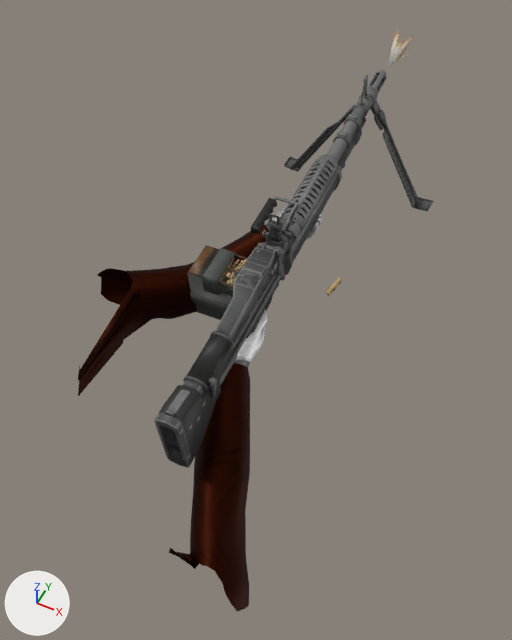
The OBJ model GameData/Animations/LMG/Fire/frame_6.obj, before and after one commit.
One viewpoint serves both versions: a 50 mm camera at (0.84, -1.02, 1.48) aimed at (0.03, 0.6, -0.54). The axes (+X, +Y, +Z) are drawn at lower left. The lights are the same throughout. Where no turn or scale is listed for an object, it has been applied to the vertices.

In view in the first picture: 'Mesh.005', 'PlayerModelMerged.001_PlayerModelMerged'.
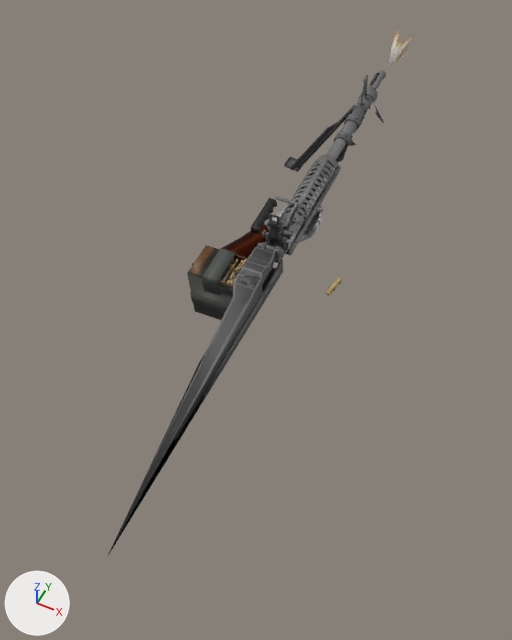
Where the change shows, as pixel boxes [x1, y1, x2, y2] in the pictures (512 x 640 px):
'Mesh.005', reshaped (22% taller)
    before: [154, 70, 433, 468]
    after: [107, 70, 386, 557]
'PlayerModelMerged.001_PlayerModelMerged', reshaped
    before: [78, 206, 324, 611]
    after: [192, 196, 324, 265]
part 1 of me_mesh_005, deleted
    before: [160, 110, 433, 432]
part 2 of me_mesh_005, cut back
    before: [154, 70, 387, 468]
    after: [189, 71, 386, 288]
part 3 of me_mesh_005, added
    after: [107, 260, 283, 557]
part 4 of me_playermodelmerged_001_playermodelmerged, deleted
    before: [236, 310, 267, 365]
part 5 of me_playermodelmerged_001_playermodelmerged, deleted (black)
    before: [168, 363, 250, 611]
part 6 of me_playermodelmerged_001_playermodelmerged, deleted
    before: [234, 360, 250, 367]
part 7 of me_playermodelmerged_001_playermodelmerged, deleted (black)
    before: [78, 262, 197, 396]

Diff of the bpy script that builds the scene:
```diff
--- a/GameData/Animations/LMG/Fire/frame_6.obj.py
+++ b/GameData/Animations/LMG/Fire/frame_6.obj.py
@@ me_mesh_005 @@
 # used by ob_mesh_005; location = (0.0, 0.0, 0.0)
-me_mesh_005.from_pydata(...)  # 10811 vertices, 20781 faces, 17 loose edges; spans x -0.31..0.41, y -0.14..1.76, z -0.59..0.02
+me_mesh_005.from_pydata(...)  # 3878 vertices, 6644 faces, 13 loose edges; spans x -0.31..0.14, y -0.49..1.76, z -0.59..0.02
+# me_mesh_005 part 1: 18 loose pieces with 1225 vertices, spanning x 0.04..0.41, y -0.13..1.63, z -0.59..-0.13, are deleted
+# me_mesh_005 part 2: 178 vertices moved within x -0.11..0.12, y 0.45..1.76, z -0.3..-0.07; 5801 vertices removed from x -0.15..0.15, y -0.14..1.76, z -0.47..-0.06; 92 vertices added at x -0.06..0.11, y 0.46..1.42, z -0.26..-0.02
+# me_mesh_005 part 3: 1 vertex added at x 0.12, y -0.49, z -0.37
 me_mesh_005.materials.append(mat_bits_m)
@@ me_playermodelmerged_001_playermodelmerged @@
 # used by ob_playermodelmerged_001_playermodelmerged; location = (0.0, 0.0, 0.0)
-me_playermodelmerged_001_playermodelmerged.from_pydata(...)  # 1157 vertices, 2192 faces; spans x -0.495..0.462, y -0.373..1.01, z -0.779..-0.197
+me_playermodelmerged_001_playermodelmerged.from_pydata(...)  # 475 vertices, 890 faces; spans x -0.221..0.147, y 0.498..1.01, z -0.483..-0.197
+# me_playermodelmerged_001_playermodelmerged part 4: the loose piece of 328 vertices spanning x 0.045..0.144, y 0.238..0.51, z -0.489..-0.331 is deleted
+# me_playermodelmerged_001_playermodelmerged part 5: the loose piece of 208 vertices spanning x 0.027..0.462, y -0.373..0.319, z -0.779..-0.359 is deleted
+# me_playermodelmerged_001_playermodelmerged part 6: the loose piece of 40 vertices spanning x 0.029..0.168, y 0.181..0.336, z -0.525..-0.359 is deleted
+# me_playermodelmerged_001_playermodelmerged part 7
+# 106 vertices are removed from x -0.495..-0.133, y -0.081..0.597, z -0.485..-0.246
+# 210 faces are deleted
 me_playermodelmerged_001_playermodelmerged.materials.append(mat_gloves)
```
